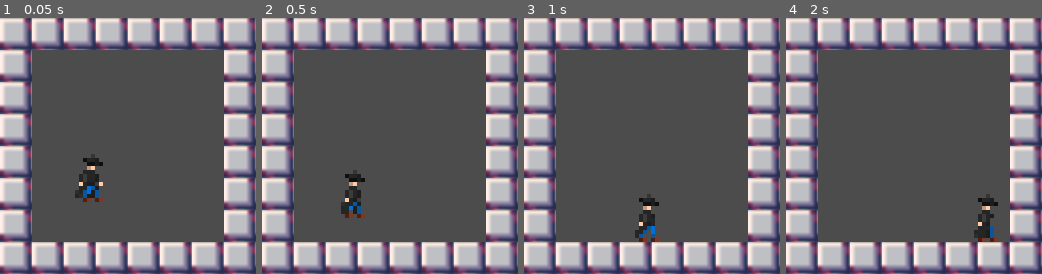
Above: before the commit, frames 1-4 (left to right).
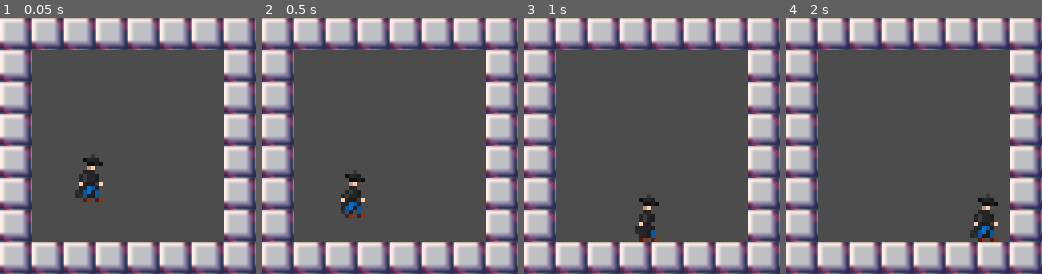
Above: after the commit, the same moments.

Repository: RegressionWorks/lowrezjam19entry
Game: Godot game, scene res://scenes/stage/Stage.tscn
Same seed, same stepped clock (60 frames per second), same inputs: the game is played once before the commit and once after it.
Inputs:
- Up to frame 1 (0.05 s): no input
- Up to frame 2 (0.5 s): no input
- Up to frame 3 (1 s): hold Right (ui_right) from 0.53 s (still down)
- Up to frame 4 (2 s): keep holding Right (ui_right)

Frame 1 is identical in both runs. In frame 2, 0.2% of the frame differs, in the area x 30-41%, y 68-77%; in frame 3, 0.3%; in frame 4, 0.4%, in the area x 71-83%, y 75-86%.

Commit message:
Slow down idle animation

Diff:
--- a/project/scenes/player/Player.tscn
+++ b/project/scenes/player/Player.tscn
@@ -180,6 +180,7 @@
 
 [node name="AnimationPlayer" type="AnimationPlayer" parent="Sprite"]
 autoplay = "idle"
+playback_speed = 0.66
 anims/death = SubResource( 2 )
 anims/fall = SubResource( 3 )
 anims/idle = SubResource( 4 )
